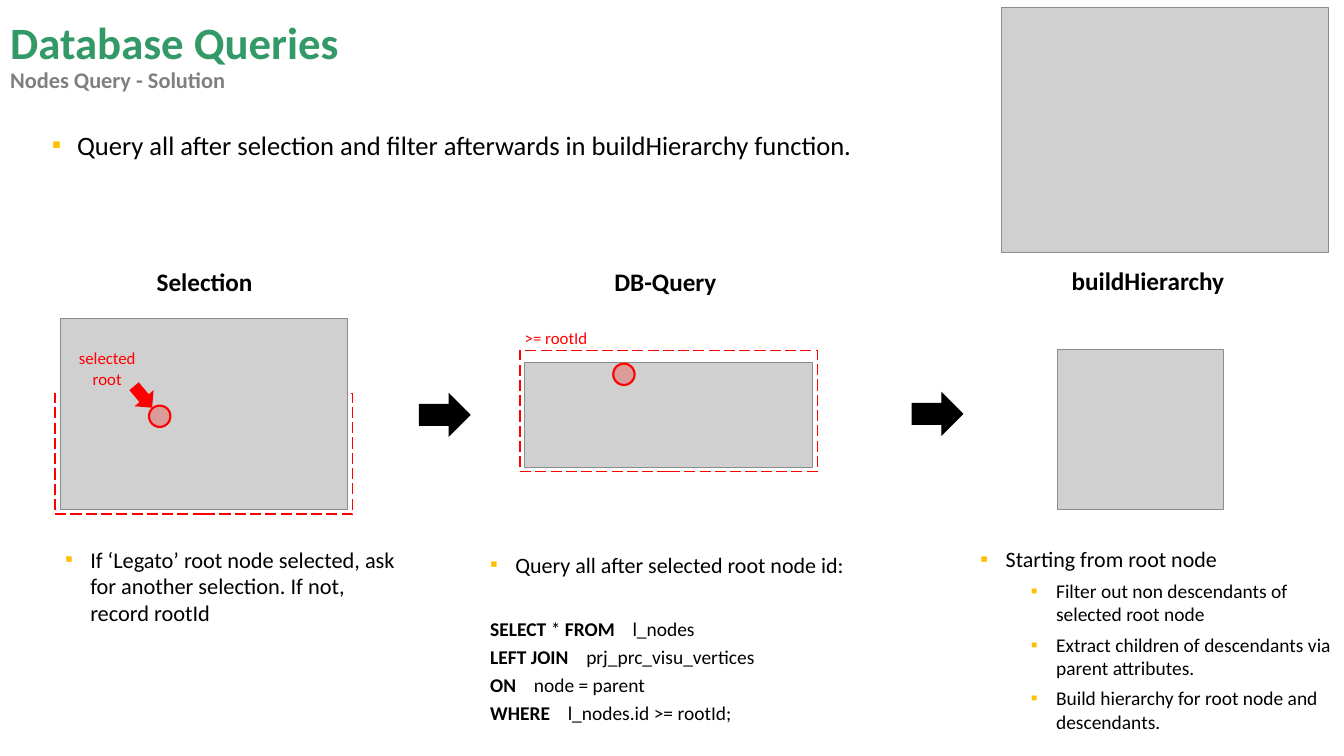
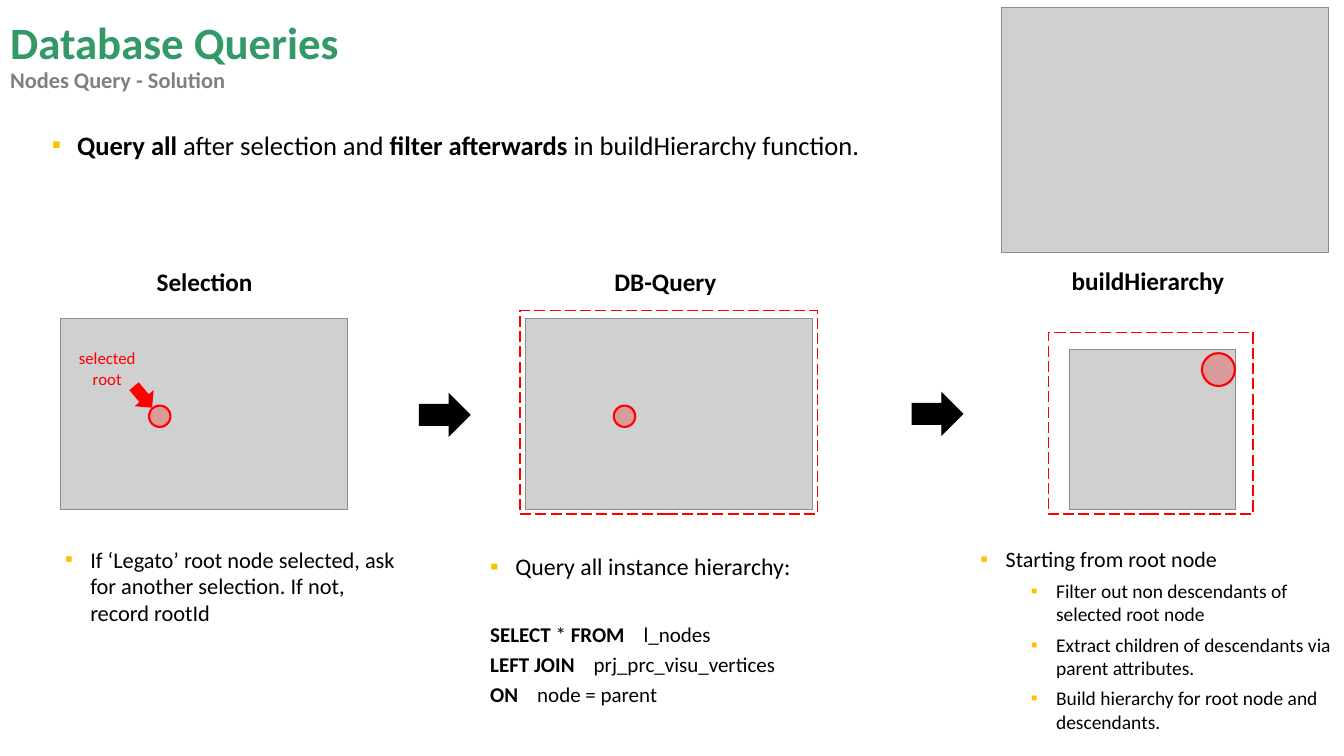
Before and after one commit to miguelrk/tum-mw-bachelorarbeit, a slide deck: slide 8 of 3 Entwicklungsphase/weekly_meeting_13.pptx. Drawn at 1344x756 pixels with LibreOffice and Linux fonts; fonts in the diff are those of the drawing; grey boxes stand for pictures. Boxes give left, top, right and bottom in pixels: in the first picture for what was removed or moved away, otherwise in the second. Text is boxed around its words. In the diff, an @@ line names an element or a change of style, - is before the commit and + after.

```diff
--- a/3 Entwicklungsphase/weekly_meeting_13.pptx
+++ b/3 Entwicklungsphase/weekly_meeting_13.pptx
@@ text "Query all after selection and ..." at (x1=77, y1=136, x2=859, y2=160): bold on in "Query all filter afterwards" @@
@@ rectangle resized from (x1=520, y1=351, x2=818, y2=472) to (x1=520, y1=311, x2=818, y2=514) @@
@@ picture resized from (x1=525, y1=362, x2=813, y2=468) to (x1=525, y1=319, x2=813, y2=510) @@
@@ text removed at (x1=545, y1=332, x2=587, y2=344) @@
->= rootId
@@ rectangle added at (x1=1049, y1=333, x2=1253, y2=514), outline #FF0000 1 pt dashed @@
@@ picture moved from (x1=1058, y1=350, x2=1224, y2=509) to (x1=1070, y1=350, x2=1236, y2=509) @@
@@ ellipse added at (x1=1203, y1=353, x2=1236, y2=386), fill #FF0000 at 25% opacity, outline #FF0000 1.5 pt @@
@@ rectangle removed at (x1=55, y1=393, x2=353, y2=514) @@
@@ ellipse moved from (x1=613, y1=364, x2=634, y2=385) to (x1=614, y1=405, x2=635, y2=426) @@
@@ text at (x1=515, y1=558, x2=790, y2=579): text changed; size 15.7 to 17 pt @@
-▪ Query all after selected root node id:
+▪ Query all instance hierarchy:
@@ text at (x1=490, y1=627, x2=775, y2=706): size 13.9 to 15 pt in "SELECT * FROM l_nodes", "LEFT JOIN prj_prc_visu_vertices", "ON node = parent" @@
@@ text at (x1=490, y1=706, x2=732, y2=723): paragraph removed @@
-WHERE l_nodes.id >= rootId;
```
Also in this commit, not shown: 6 other slides changed, 1 slide added, 4 slides removed, 3 other files.
